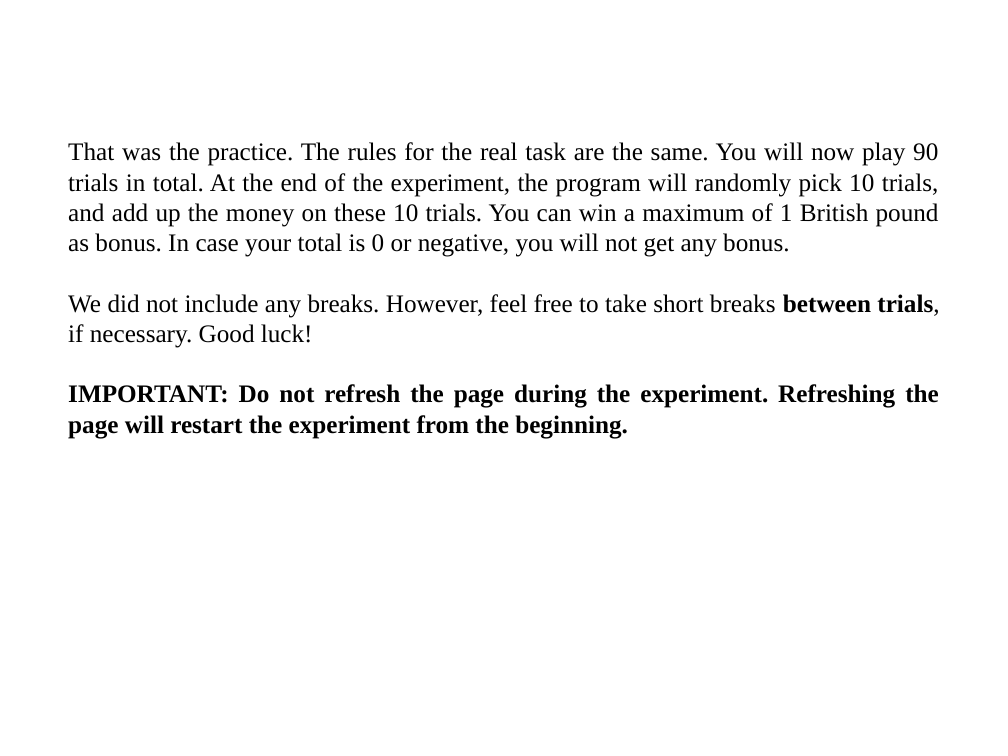
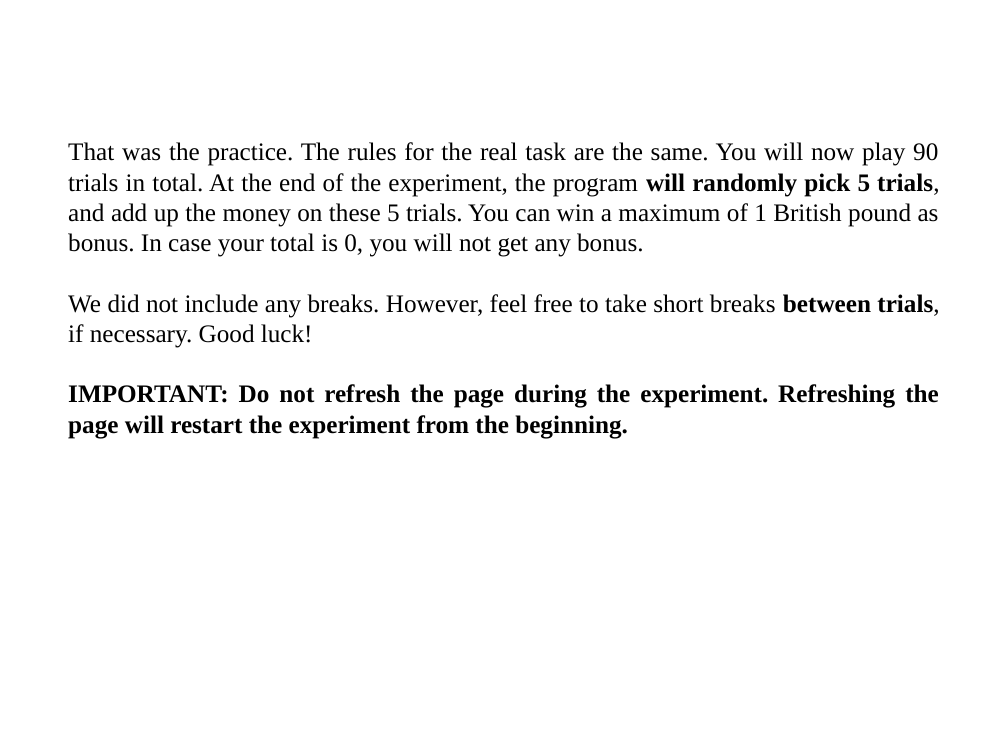
Before and after one commit to NilosmitaBanerjee1/Loss-Gain-gambling-tasks, a slide deck: slide 12 of gain-only-pilot/code/experiment/Instructions.pptx. Drawn at 1008x756 pixels with LibreOffice and Linux fonts; fonts in the diff are those of the drawing. Boxes give left, top, right and bottom in pixels: in the first picture for what was removed or moved away, otherwise in the second. Text is boxed around its words. In the diff, an @@ line names an element or a change of style, - is before the commit and + after.

```diff
--- a/gain-only-pilot/code/experiment/Instructions.pptx
+++ b/gain-only-pilot/code/experiment/Instructions.pptx
@@ text at [68, 142, 940, 257]: text changed @@
-That was the practice. The rules for the real task are the same. You will now play 90 trials in total. At the end of the experiment, the program will randomly pick 10 trials, and add up the money on these 10 trials. You can win a maximum of 1 British pound as bonus. In case your total is 0 or negative, you will not get any bonus.
+That was the practice. The rules for the real task are the same. You will now play 90 trials in total. At the end of the experiment, the program will randomly pick 5 trials, and add up the money on these 5 trials. You can win a maximum of 1 British pound as bonus. In case your total is 0, you will not get any bonus.
```
Also in this commit, not shown: 13 other files.
